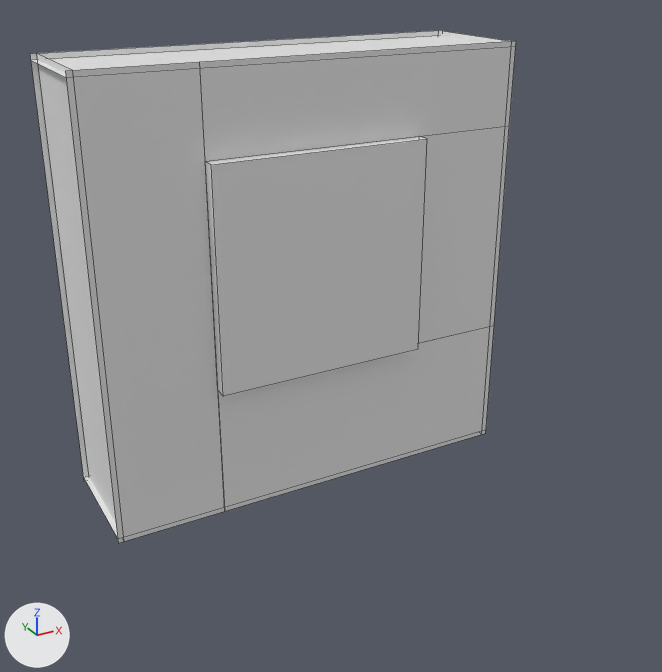
An edit to the OBJ model src/main/resources/assets/murim/models/block/roof_gable_panel_full_emblem.obj, drawn before and after from the same camera.
Both versions are drawn from a camera (50 mm lens) standing at (-0.392, -1.97, 1.22) and looking at (0.486, -0.373, 0.422). The axes (+X, +Y, +Z) are drawn at lower left. The lights are the same throughout. The first picture is the older version. Mesh edges are drawn as thin lines. Materials are left out; every surface is plain grey. Where no turn or scale is listed for an object, it has been applied to the vertices. Vertices at exactly the same position are counted once.

Names of what the first picture shows: 'roof_gable_panel_full_emblem'.
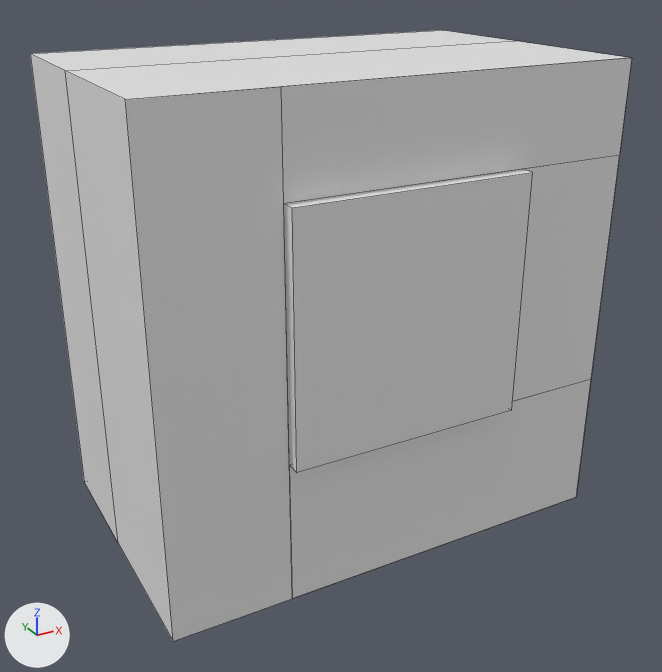
Boxes [x1, y1, x2, y2] around the edits, measured in the pictures (662 x 672 px):
'roof_gable_panel_full_emblem', reshaped (24% wider, 19% taller)
    before: [30, 30, 516, 543]
    after: [30, 30, 632, 641]
part 1 of me_roof_gable_panel_full_emblem, deleted
    before: [36, 53, 116, 523]
part 2 of me_roof_gable_panel_full_emblem, deleted
    before: [438, 31, 508, 43]
part 3 of me_roof_gable_panel_full_emblem, deleted
    before: [84, 476, 118, 538]
part 4 of me_roof_gable_panel_full_emblem, deleted
    before: [31, 36, 481, 78]
part 5 of me_roof_gable_panel_full_emblem, built on
    before: [65, 41, 516, 543]
    after: [30, 30, 632, 641]

What the commit changed:
me_roof_gable_panel_full_emblem is used by ob_roof_gable_panel_full_emblem; location (0.0, 0.0, 0.0).
me_roof_gable_panel_full_emblem had 36 vertices, 14 faces and spanned x 0.0..1.0, y -0.325..-0.012, z 0.0..1.0.
me_roof_gable_panel_full_emblem now has 24 vertices, 19 faces and spans x 0.0..1.0, y -0.672..-0.012, z 0.0..1.0.
me_roof_gable_panel_full_emblem part 1: the loose piece of 4 vertices spanning x 0.013, y -0.294..-0.012, z 0.0..1.0 is deleted.
me_roof_gable_panel_full_emblem part 2: the loose piece of 4 vertices spanning x 0.988, y -0.294..-0.012, z 0.0..1.0 is deleted.
me_roof_gable_panel_full_emblem part 3: the loose piece of 4 vertices spanning x 0.0..1.0, y -0.294..-0.012, z 0.013 is deleted.
me_roof_gable_panel_full_emblem part 4: the loose piece of 4 vertices spanning x 0.0..1.0, y -0.294..-0.012, z 0.988 is deleted.
Part 5, on me_roof_gable_panel_full_emblem:
12 vertices are removed from x 0.25..1.0, y -0.325..-0.294, z 0.0..1.0.
9 faces are deleted.
11 vertices are added at x 0.0..1.0, y -0.672..-0.641, z 0.0..1.0.
5 new vertices lie (0.0, 0.0, 0.5) away from vertices in x 0.25..1.0, y -0.672..-0.641, z 0.313.
18 new faces join them.
